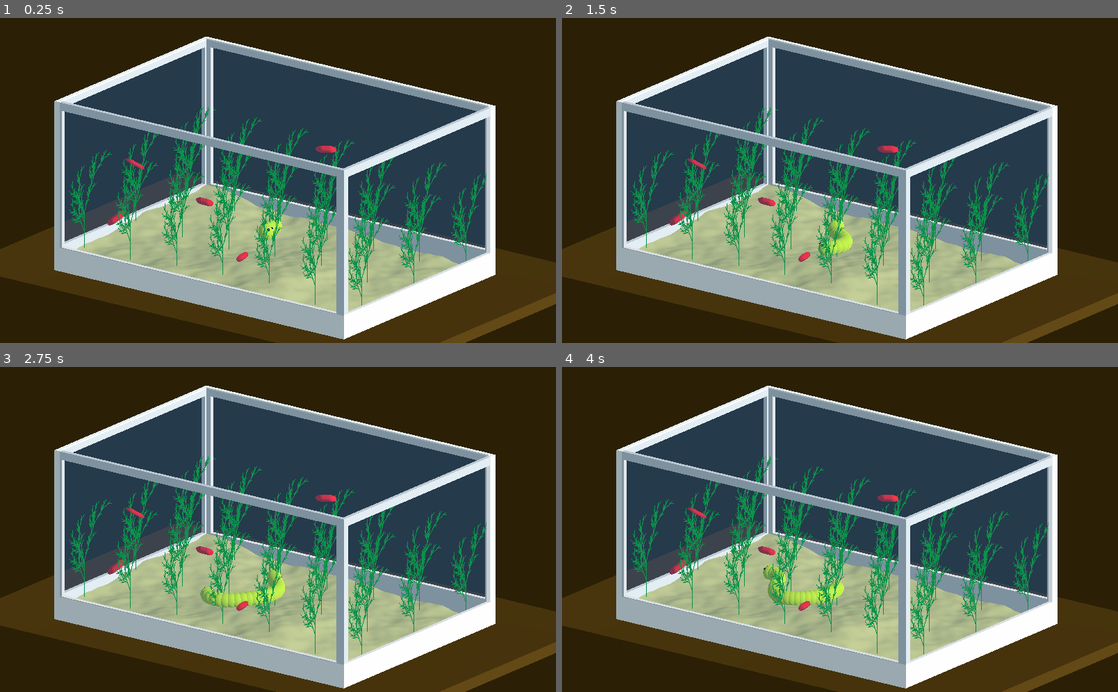
Above: before the commit, frames 1-4 (two rows, left to right).
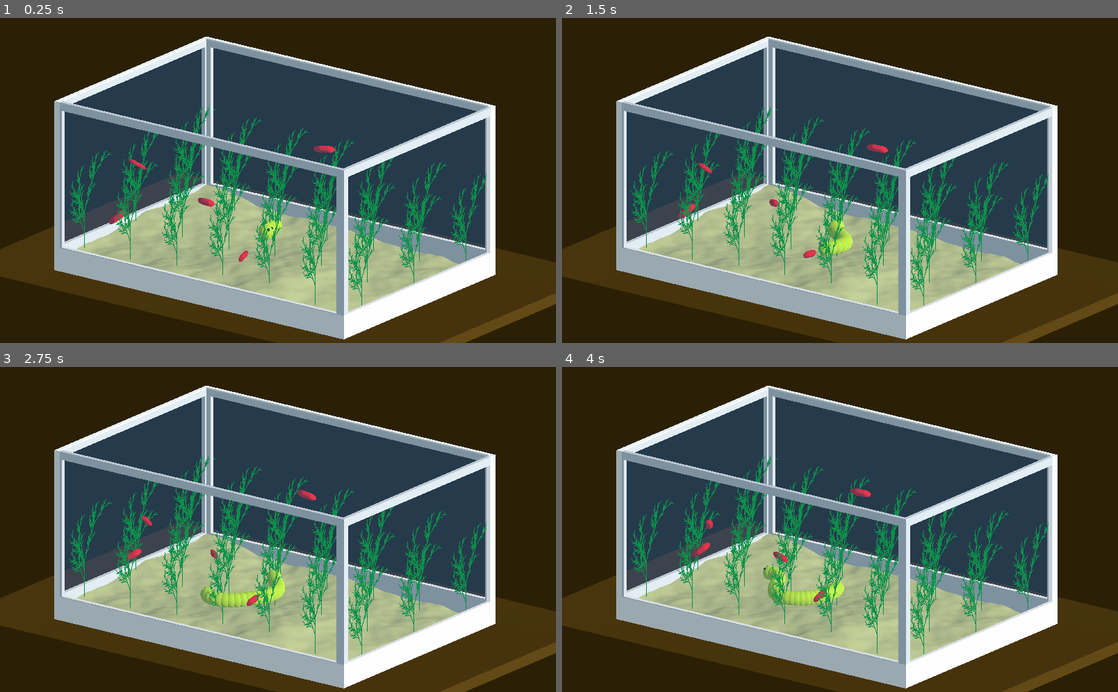
Above: after the commit, the same moments.

Repository: aidan-middleton/Fish-Tank-Game-With-Eel
Game: Godot game, scene res://Scenes/main.tscn
Two runs of this game, one before a commit and one after it. Both use one fixed random seed, a clock stepped at 60 frames per second and the inputs below.
Inputs (mouse positions are in pixels of both pictures, inside the frame that each line leads up to):
- Up to frame 1 (0.25 s): no input
- Up to frame 2 (1.5 s): tap Enter at 0.5 s; move the mouse to (962, 164) at 0.52 s; hold D 0.53-1.25 s; tap Q at 0.6 s; click (962, 164) at 0.67 s; drag from (728, 196) to (812, 245) at 1.27 s
- Up to frame 3 (2.75 s): move the mouse to (333, 458) at 2.02 s; hold D from 2.03 s (still down); tap Q at 2.1 s
- Up to frame 4 (4 s): release D at 2.75 s; drag from (812, 594) to (673, 480) at 2.77 s; move the mouse to (1006, 578) at 3.52 s; hold A from 3.53 s (still down); tap Q at 3.6 s

The runs differ from the first frame. In frame 1, 0.1% of the frame differs, in the area x 19-61%, y 39-75%; in frame 2, 0.4%; in frame 3, 0.5%; in frame 4, 0.5%, in the area x 19-61%, y 37-75%.

Commit message:
asdsadas

Diff:
--- a/project/Scenes/Fish.tscn
+++ b/project/Scenes/Fish.tscn
@@ -1,5 +1,6 @@
-[gd_scene load_steps=4 format=2]
+[gd_scene load_steps=5 format=2]
 
+[ext_resource path="res://Scripts/Fish.gd" type="Script" id=1]
 [ext_resource path="res://Materials/Fish_Skin.tres" type="Material" id=2]
 
 [sub_resource type="SphereShape" id=1]
@@ -8,6 +9,7 @@
 
 [node name="KinematicBody" type="KinematicBody"]
 transform = Transform( 0.5, 0, 0, 0, 1, 0, 0, 0, 2, 0, 0, 0 )
+script = ExtResource( 1 )
 
 [node name="CollisionShape" type="CollisionShape" parent="."]
 shape = SubResource( 1 )
Not shown, added: project/export_presets.cfg
